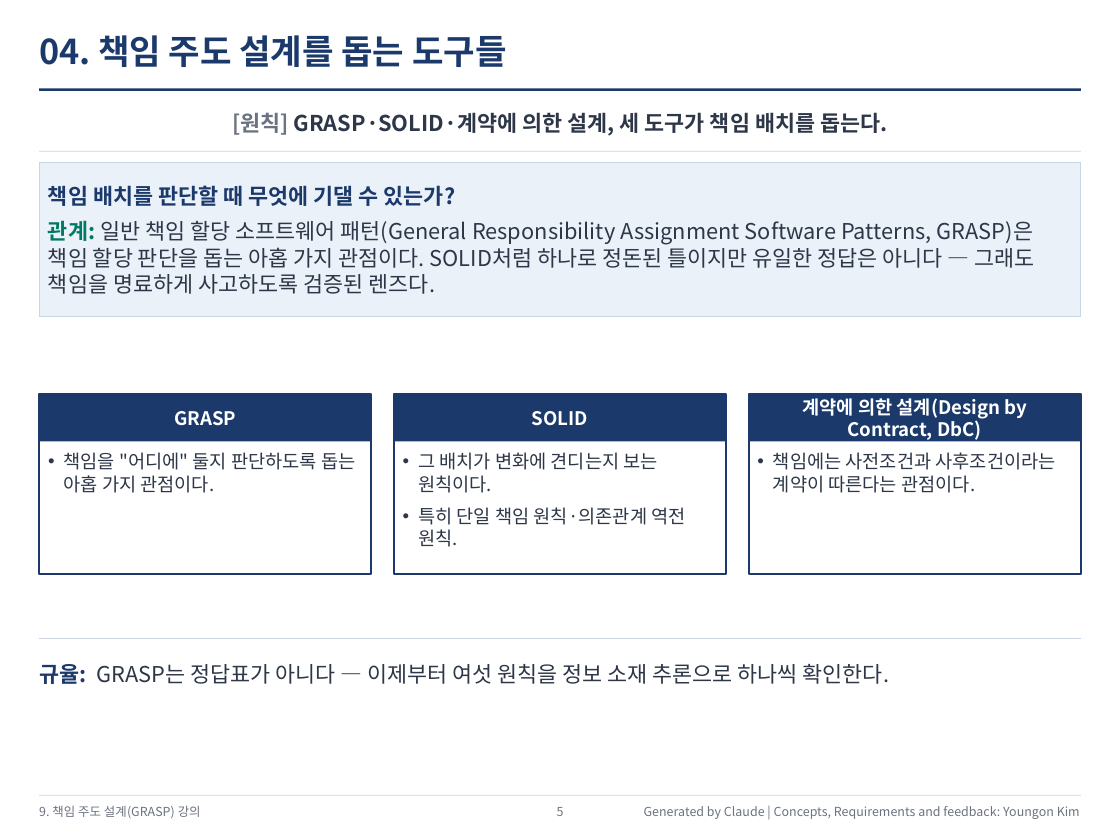
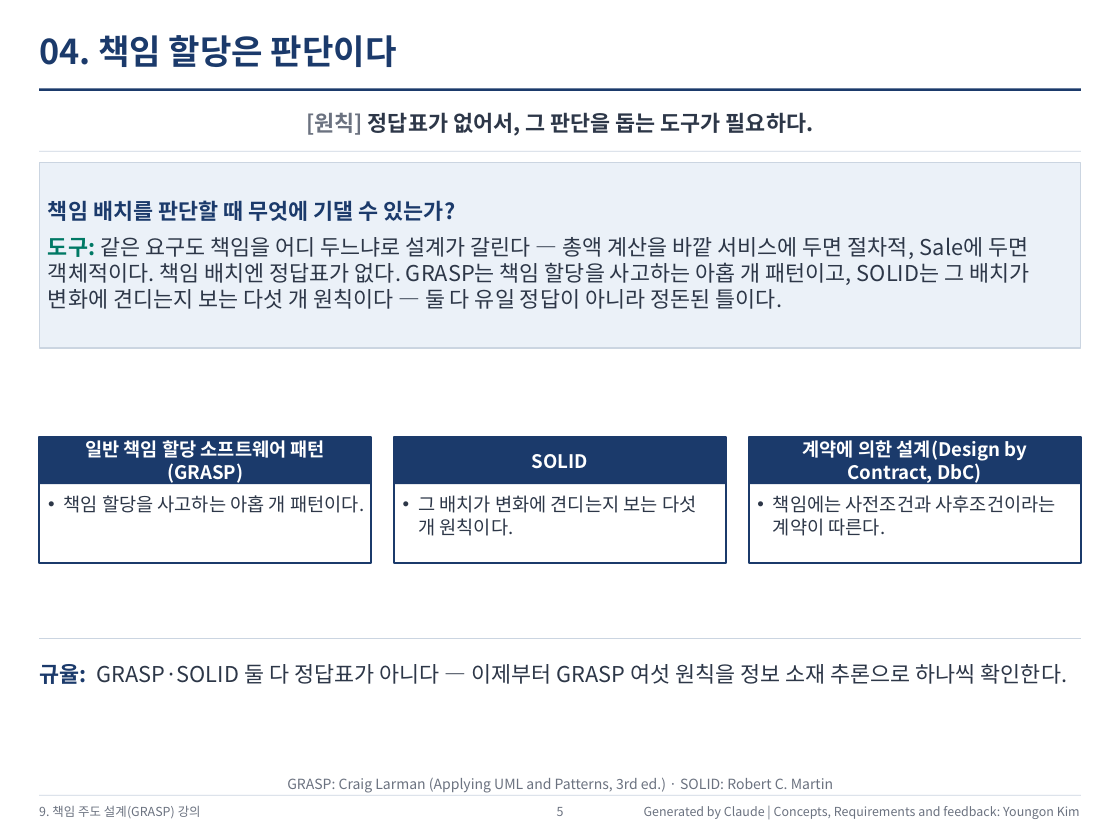
Before and after one commit to YoungSan77/TrainingMaterials, a slide deck: slide 5 of courses/ooad/out/Course_Session09_Output.pptx. Drawn at 1120x840 pixels with LibreOffice and Linux fonts; fonts in the diff are those of the drawing. Boxes give left, top, right and bottom in pixels: in the first picture for what was removed or moved away, otherwise in the second. Text is boxed around its words. In the diff, an @@ line names an element or a change of style, - is before the commit and + after.

```diff
--- a/courses/ooad/out/Course_Session09_Output.pptx
+++ b/courses/ooad/out/Course_Session09_Output.pptx
@@ text at [39, 35, 397, 67]: text changed @@
-04. 책임 주도 설계를 돕는 도구들
+04. 책임 할당은 판단이다
@@ text at [306, 112, 814, 136]: text changed @@
-[원칙] GRASP·SOLID·계약에 의한 설계, 세 도구가 책임 배치를 돕는다.
+[원칙] 정답표가 없어서, 그 판단을 돕는 도구가 필요하다.
@@ rectangle "책임 배치를 판단할 때 무엇에 ...": place and size @@
-rectangle "책임 배치를 판단할 때 무엇에 ..." at [39, 162, 1081, 317]
+rectangle "책임 배치를 판단할 때 무엇에 ..." at [39, 162, 1081, 348]
@@ text in rectangle at [48, 237, 1029, 309]: text changed @@
-관계: 일반 책임 할당 소프트웨어 패턴(General Responsibility Assignment Software Patterns, GRASP)은 책임 할당 판단을 돕는 아홉 가지 관점이다. SOLID처럼 하나로 정돈된 틀이지만 유일한 정답은 아니다 — 그래도 책임을 명료하게 사고하도록 검증된 렌즈다.
+도구: 같은 요구도 책임을 어디 두느냐로 설계가 갈린다 — 총액 계산을 바깥 서비스에 두면 절차적, Sale에 두면 객체적이다. 책임 배치엔 정답표가 없다. GRASP는 책임 할당을 사고하는 아홉 개 패턴이고, SOLID는 그 배치가 변화에 견디는지 보는 다섯 개 원칙이다 — 둘 다 유일 정답이 아니라 정돈된 틀이다.
@@ rectangle removed at [39, 394, 372, 441] @@
-GRASP
@@ rectangle: place and size @@
-rectangle at [39, 394, 372, 573]
+rectangle at [39, 437, 372, 562]
@@ rectangle added at [39, 437, 372, 484], fill #1B3A6B, 12 pt, text #FFFFFF, bold @@
+일반 책임 할당 소프트웨어 패턴(GRASP)
@@ rectangle "SOLID": place and size @@
-rectangle "SOLID" at [394, 394, 727, 441]
+rectangle "SOLID" at [394, 437, 727, 484]
@@ rectangle: place and size @@
-rectangle at [394, 394, 727, 573]
+rectangle at [394, 437, 727, 562]
@@ rectangle "계약에 의한 설계(Design by Contract, ...": place and size @@
-rectangle "계약에 의한 설계(Design by Contract, ..." at [748, 394, 1081, 441]
+rectangle "계약에 의한 설계(Design by Contract, ..." at [748, 437, 1081, 484]
@@ rectangle: place and size @@
-rectangle at [748, 394, 1081, 573]
+rectangle at [748, 437, 1081, 562]
@@ text at [64, 495, 364, 513]: text changed @@
-• 책임을 "어디에" 둘지 판단하도록 돕는 아홉 가지 관점이다.
+• 책임 할당을 사고하는 아홉 개 패턴이다.
@@ text at [418, 495, 696, 536]: text changed @@
-• 그 배치가 변화에 견디는지 보는 원칙이다.
-• 특히 단일 책임 원칙·의존관계 역전 원칙.
+• 그 배치가 변화에 견디는지 보는 다섯 개 원칙이다.
@@ text at [773, 495, 1056, 536]: text changed @@
-• 책임에는 사전조건과 사후조건이라는 계약이 따른다는 관점이다.
+• 책임에는 사전조건과 사후조건이라는 계약이 따른다.
@@ text at [39, 664, 1068, 684]: text changed @@
-규율: GRASP는 정답표가 아니다 — 이제부터 여섯 원칙을 정보 소재 추론으로 하나씩 확인한다.
+규율: GRASP·SOLID 둘 다 정답표가 아니다 — 이제부터 GRASP 여섯 원칙을 정보 소재 추론으로 하나씩 확인한다.
@@ text added at [287, 778, 833, 793], 9 pt, text #6B7280 @@
+GRASP: Craig Larman (Applying UML and Patterns, 3rd ed.) · SOLID: Robert C. Martin
```
Also in this commit, not shown: 3 other slides changed, 2 other files.
